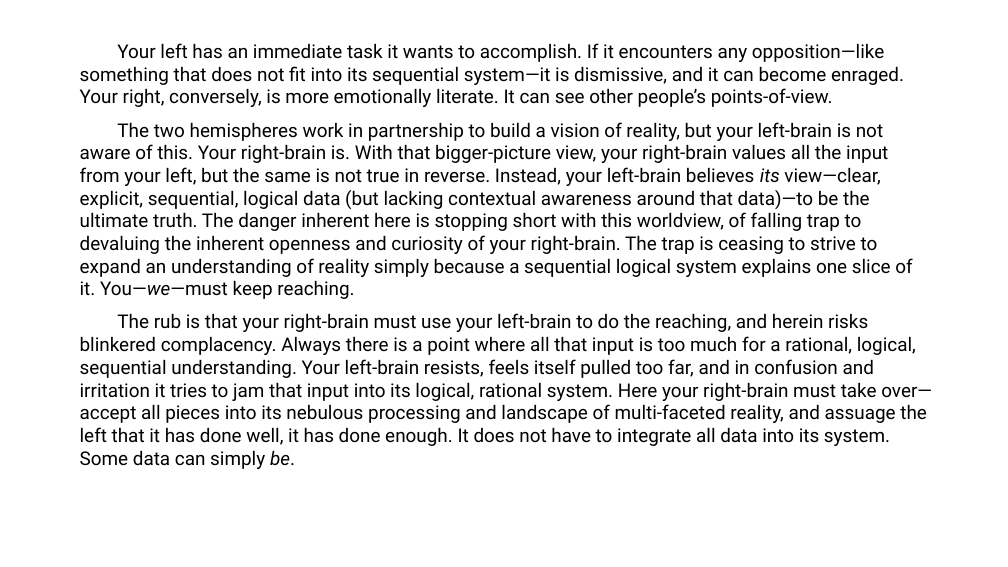
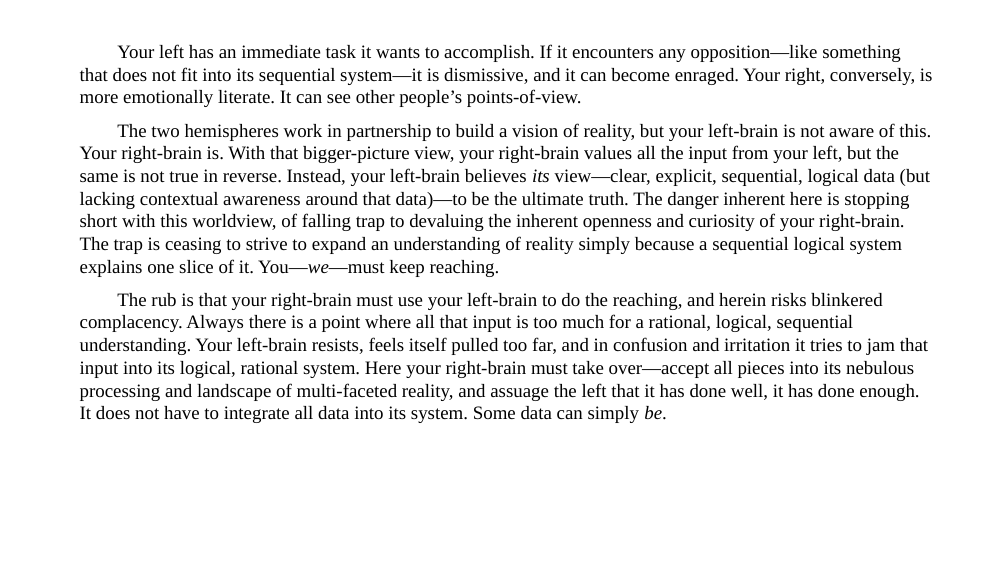
Before and after one commit to talosgl/manuscript2slides, a slide deck: slide 15 of src/manuscript2slides/resources/sample_slides_output.pptx. Drawn at 1008x567 pixels with LibreOffice and Linux fonts; fonts in the diff are those of the drawing. Boxes give left, top, right and bottom in pixels: in the first picture for what was removed or moved away, otherwise in the second. Text is boxed around its words. In the diff, an @@ line names an element or a change of style, - is before the commit and + after.

```diff
--- a/src/manuscript2slides/resources/sample_slides_output.pptx
+++ b/src/manuscript2slides/resources/sample_slides_output.pptx
@@ text "Your left has an immediate ..." at (x1=80, y1=44, x2=933, y2=423): font Roboto to Times New Roman @@
```
Also in this commit, not shown: 22 other slides changed, 11 other files.
